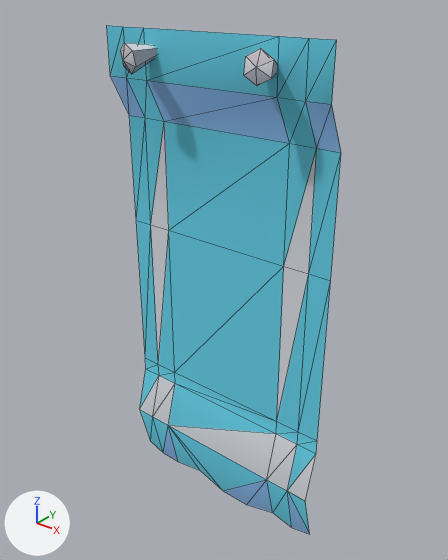
Before and after pictures for a commit that changed the glTF model example_game/world/props/banner-blue.prop/model.glb.
Rendered twice from a 50 mm lens placed at (1.53, -1.8, 2.39), pointed at (0.02, 0.09, 1.22). The axes (+X, +Y, +Z) are drawn at lower left. The lights are the same throughout. The older version comes first. Mesh edges are drawn as thin lines. Vertices at exactly the same position are counted once.

The first picture shows 'model'.
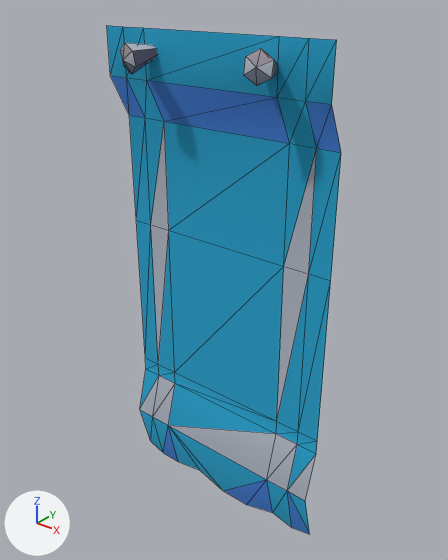
Location of each change, [x1, y1, x2, y2] in pixels of the pictures (448 x 560 px):
part 1 of me_model, recoloured (darker)
    both: [107, 26, 341, 534]
part 2 of me_model, recoloured
    both: [120, 43, 317, 501]
part 3 of me_model, recoloured
    both: [111, 76, 341, 534]
part 4 of me_model, recoloured
    both: [123, 48, 277, 86]

The change, as a list of edits to the scene's bpy script:
```text
Change me_model:
    where me_model.from_pydata(...)  # 67 vertices, 97 faces; spans x -0.53..0.53, y -0.11..0.11, z -0.02..2.22
    used by ob_model
    me_model part 1: 52 faces centred in x -0.49..0.49, y 0.02..0.11, z 0.1..2.15 are repainted in the vertex colours; the middle colour goes from cyan #66d3ea to cyan #22a6d2
    me_model part 2: 23 faces centred in x -0.46..0.49, y -0.1..0.11, z 0.37..2.16 are repainted in the vertex colours; the middle colour goes from white #dbdfe5 to light grey #b4bcc8
    me_model part 3: 10 faces centred in x -0.49..0.49, y 0.05..0.09, z 0.08..1.96 are repainted in the vertex colours; the middle colour goes from blue #88bbec to blue #407fd6
    me_model part 4: 12 faces centred in x -0.32..0.32, y -0.1..-0.01, z 2.08..2.13 are repainted in the vertex colours; the middle colour goes from grey #adb3be to greyish blue #6a7384
```
